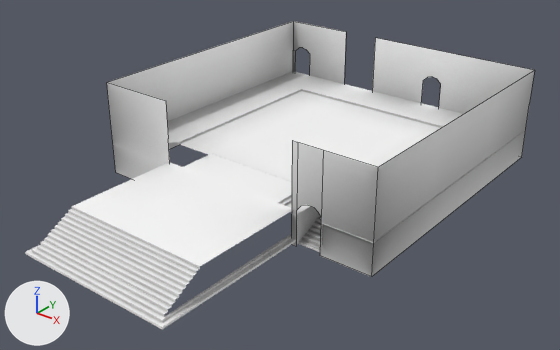
Before and after pictures for a commit that changed the Blender file src/assets/models/propylon.blend.
Camera for both pictures: a 50 mm lens placed at (44.9, -38.1, 35.7), pointed at (1.2, 16.5, 1.8). The axes (+X, +Y, +Z) are drawn at lower left. The lights are the same throughout. Mesh edges are drawn as thin lines on the coarser meshes.

The older version as bpy lines, for what is in view:
```python
me_cube_001 = bpy.data.meshes.new('Cube.001')
me_cube_001.from_pydata(...)  # 45 vertices, 9 faces; spans x -16.3..16.3, y 10.0..41.2, z -0.7..9.6
me_cube_001.materials.append(mat_material_006)  # picture img_untitled
me_mesh_007 = bpy.data.meshes.new('Mesh.007')
me_mesh_007.from_pydata(...)  # 167 vertices, 91 faces; spans x -16.4..16.4, y -6.7..41.3, z -0.7..2.9
me_mesh_007.materials.append(mat_material_007)  # picture img_untitled_001
ob_cube_001 = bpy.data.objects.new('Cube.001', me_cube_001)
ob_cube_001.location = (0.0, 0.0, 0.0)
ob_treppe = bpy.data.objects.new('Treppe', me_mesh_007)
ob_treppe.location = (0.0, 0.0, 0.0)
```
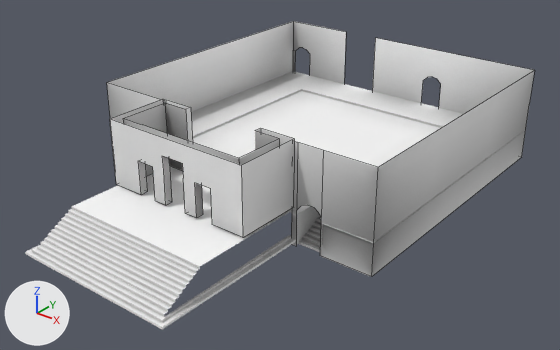
What differs and where, as boxes [x1, y1, x2, y2] in the pictures (560 x 350 px):
'Cube', added: after [110, 99, 294, 238]

The change in detail:
Picture 'Untitled.002' (img_untitled_002) is new.
Material 'Material.002' (mat_material_002) is new.
Its texture is img_untitled_002.
Mesh me_cube is new.
It has 57 vertices, 20 faces and spans x -7.9..7.9, y 3.3..10.1, z 3.2..9.8.
It uses material mat_material_002 (picture img_untitled_002).
Object 'Cube' (ob_cube) is new; it shows me_cube.
Its location is (0.0, 0.0, 0.0).
